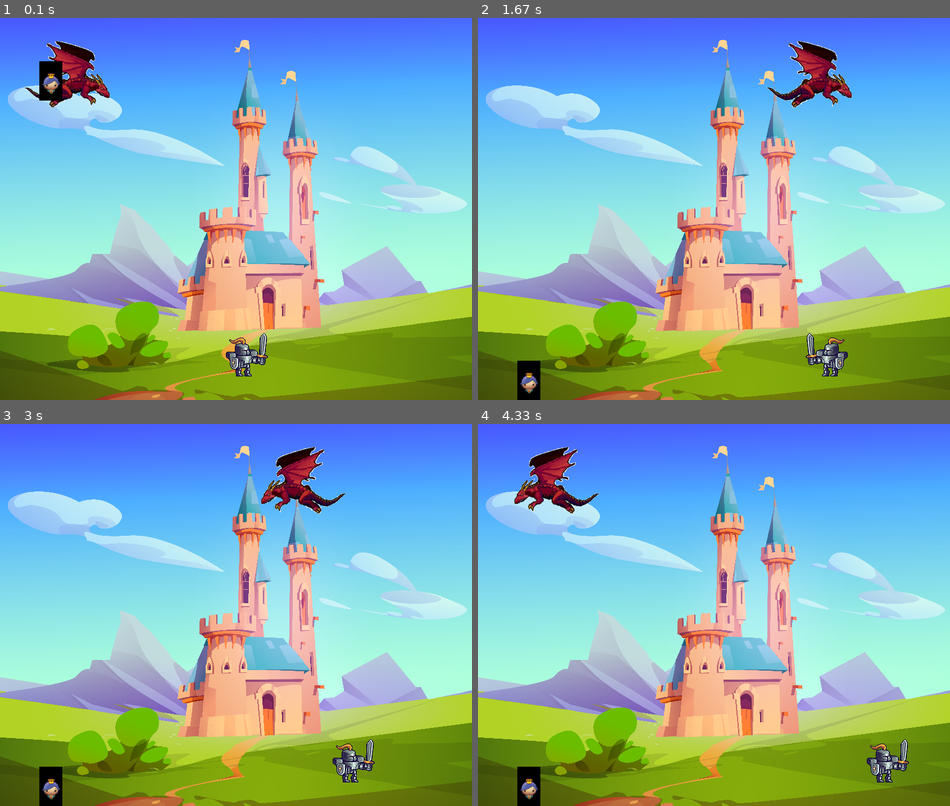
Above: before the commit, frames 1-4 (two rows, left to right).
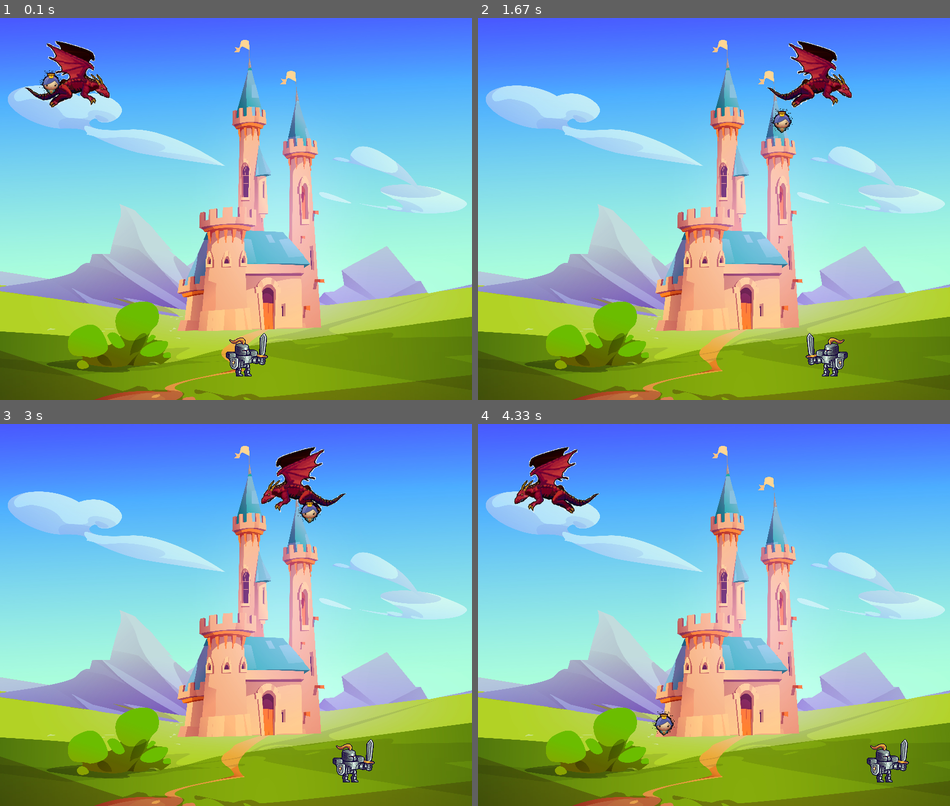
Above: after the commit, the same moments.

Repository: jrobak35/PygameCwiczenia
Game: pygame game, started from game_the_knight.py
The game is run twice, just before and just after one commit, with the same random seed, the same clock (stepped at 60 frames per second) and the same inputs.
Inputs:
- Up to frame 1 (0.1 s): no input
- Up to frame 2 (1.67 s): hold Right 0.33-0.8 s; hold Right 0.83-1.3 s; hold Left from 1.33 s (still down)
- Up to frame 3 (3 s): release Left at 1.87 s; hold Left 1.9-2.3 s; hold Right 2.33-2.97 s
- Up to frame 4 (4.33 s): hold Left 3-3.47 s; hold Right 3.5-3.97 s; hold Right from 4 s (still down)

The runs differ from the first frame. In frame 1, 0.3% of the frame differs, in the area x 8-14%, y 11-22%; in frame 2, 0.7%, in the area x 8-67%, y 23-100%; in frame 3, 0.7%; in frame 4, 0.7%.

Commit message:
Ksiezniczka spada w kólko

Diff:
--- a/game_the_knight.py
+++ b/game_the_knight.py
@@ -22,7 +22,7 @@
 
 # Ładowanie księżniczki
 princess_image = pygame.image.load(r'C:\Users\robak\VSCode\pythonGamesLearning\princess.bmp')
-princess_image.set_colorkey((255, 255, 255)) # Tu też ustawienie białego koloru na przezroczysty
+princess_image.set_colorkey((0, 0, 0)) # Tu też ustawienie białego koloru na przezroczysty
 
 # Tworzenie klasy dla rycerza
 class Knight(pygame.sprite.Sprite):
@@ -97,9 +97,10 @@
 class Princess(pygame.sprite.Sprite):
     def __init__(self):
         super().__init__()
-        self.image = pygame.transform.scale(princess_image, (princess_image.get_width() // 2, princess_image.get_height() // 2))  # Zmniejszenie księżniczki
+        self.image = pygame.transform.scale(princess_image, (princess_image.get_width() // 2, princess_image.get_height() // 2)) # Zmniejszenie księżniczki
         self.rect = self.image.get_rect()
         self.rect.center = (dragon.rect.centerx, dragon.rect.centery)  # Początkowa pozycja księżniczki nad smokiem
+        self.start_y = 150  # Ustawienie pozycji początkowej księżniczki
         self.vel_y = 0  # Prędkość opadania
 
     def update(self):
@@ -111,6 +112,9 @@
         if self.rect.bottom > 680:  # Jeśli księżniczka dotknęła ziemi
             self.rect.bottom = 680  # Ustawiamy ją na ziemi
             self.vel_y = 0  # Resetujemy prędkość opadania
+
+            # Księżniczka znika i zaczyna opadać od nowa
+            self.rect.center = (dragon.rect.centerx, self.start_y)  # Ponownie ustawiamy ją nad smokiem
 
 # Tworzenie grupy sprite'ów
 all_sprites = pygame.sprite.Group()
